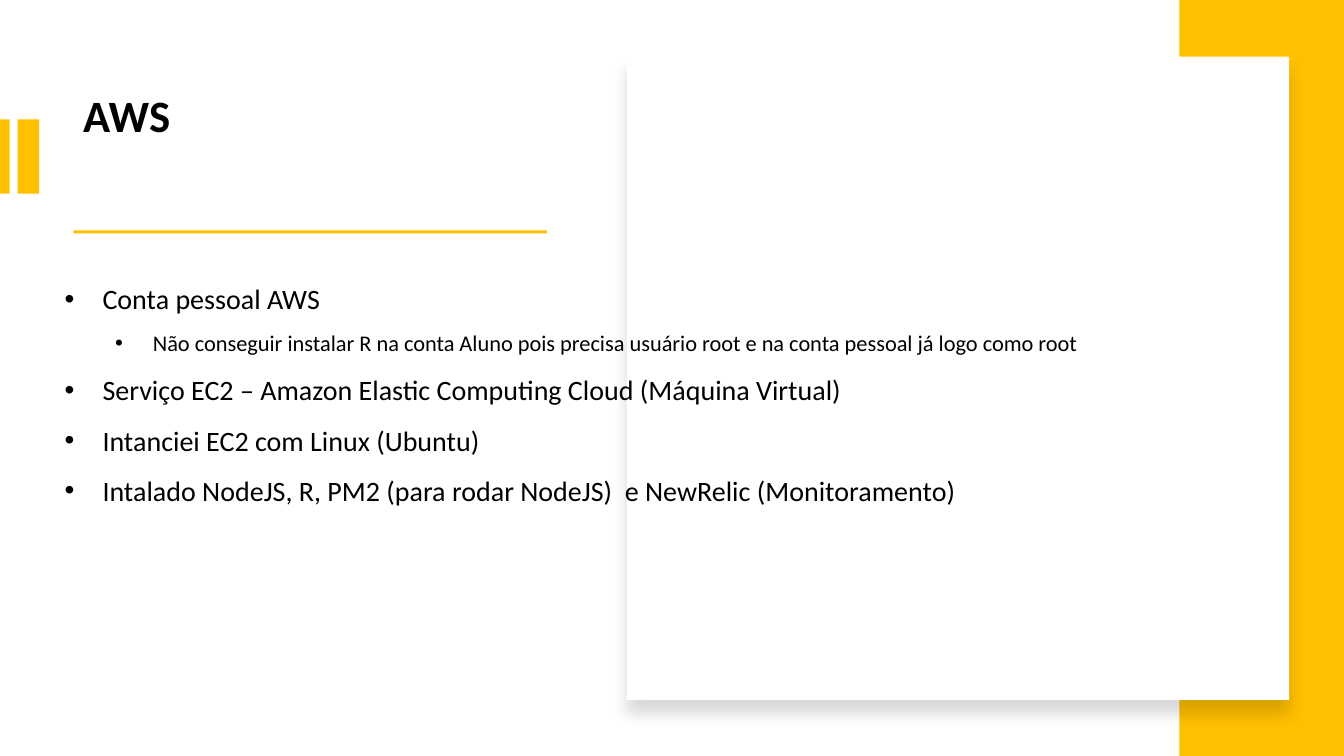
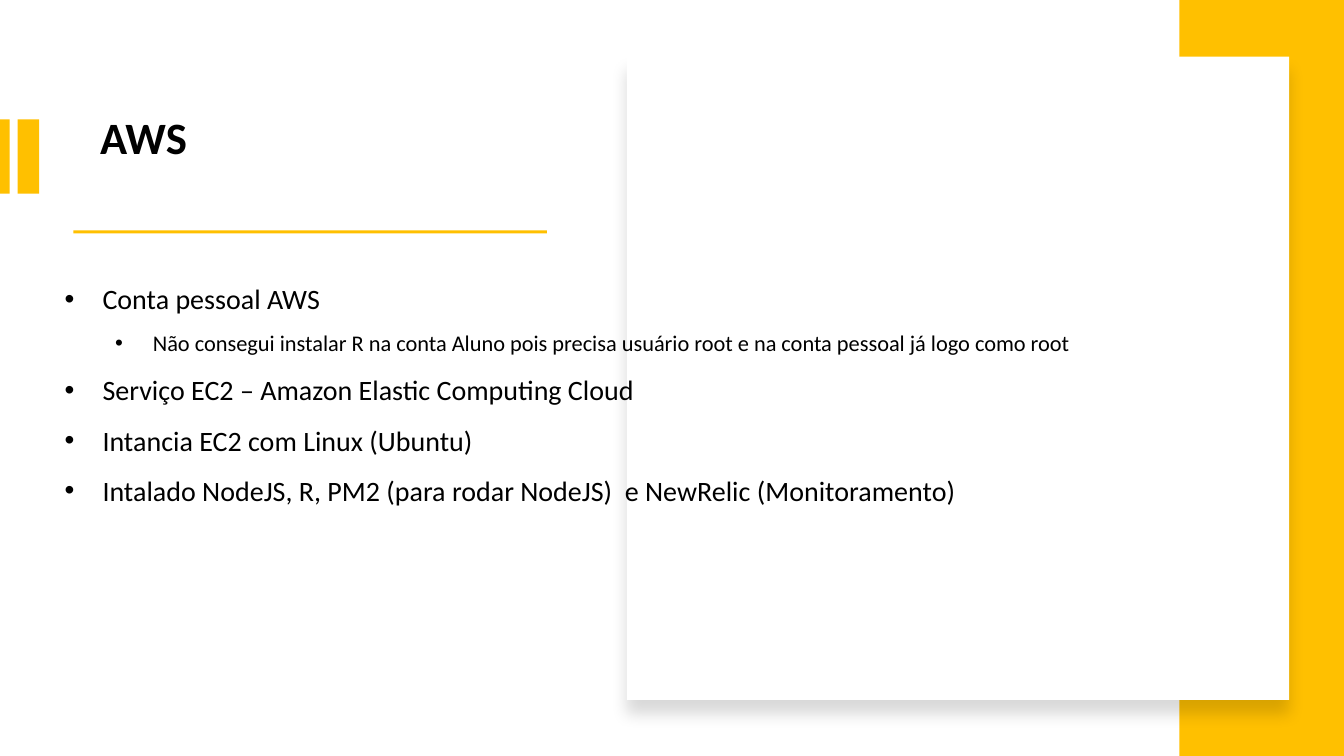
Before and after one commit to israeljmcarvalho/portfolioicarvalho, a slide deck: slide 9 of slides/Slides Portfólio Israel J. M. Carvalho.pptx. Drawn at 1344x756 pixels with LibreOffice and Linux fonts; fonts in the diff are those of the drawing. Boxes give left, top, right and bottom in pixels: in the first picture for what was removed or moved away, otherwise in the second. Text is boxed around its words. In the diff, an @@ line names an element or a change of style, - is before the commit and + after.

Commit message:
Update PPT Presentation

```diff
--- a/slides/Slides Portfólio Israel J. M. Carvalho.pptx
+++ b/slides/Slides Portfólio Israel J. M. Carvalho.pptx
@@ text "AWS": place and size @@
-text "AWS" at <box>83,102,170,133</box>
+text "AWS" at <box>100,124,187,155</box>
@@ text at <box>103,335,1069,455</box>: text changed @@
-      • Não conseguir instalar R na conta Aluno pois precisa usuário root e na conta pessoal já logo como root
-    • Serviço EC2 – Amazon Elastic Computing Cloud (Máquina Virtual)
-    • Intanciei EC2 com Linux (Ubuntu)
+      • Não consegui instalar R na conta Aluno pois precisa usuário root e na conta pessoal já logo como root
+    • Serviço EC2 – Amazon Elastic Computing Cloud
+    • Intancia EC2 com Linux (Ubuntu)
```
Also in this commit, not shown: 3 other slides changed, 1 slide added.
